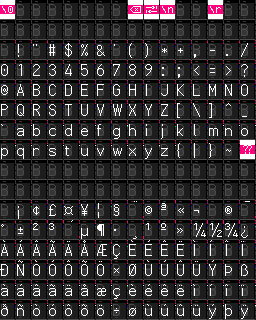
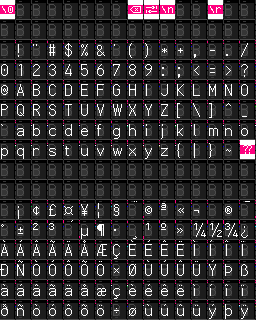
The second w=256, h=320 image is a revision of the first. Changes to its layers:
painted on "Width binary codes" over [15,86,256,306]
